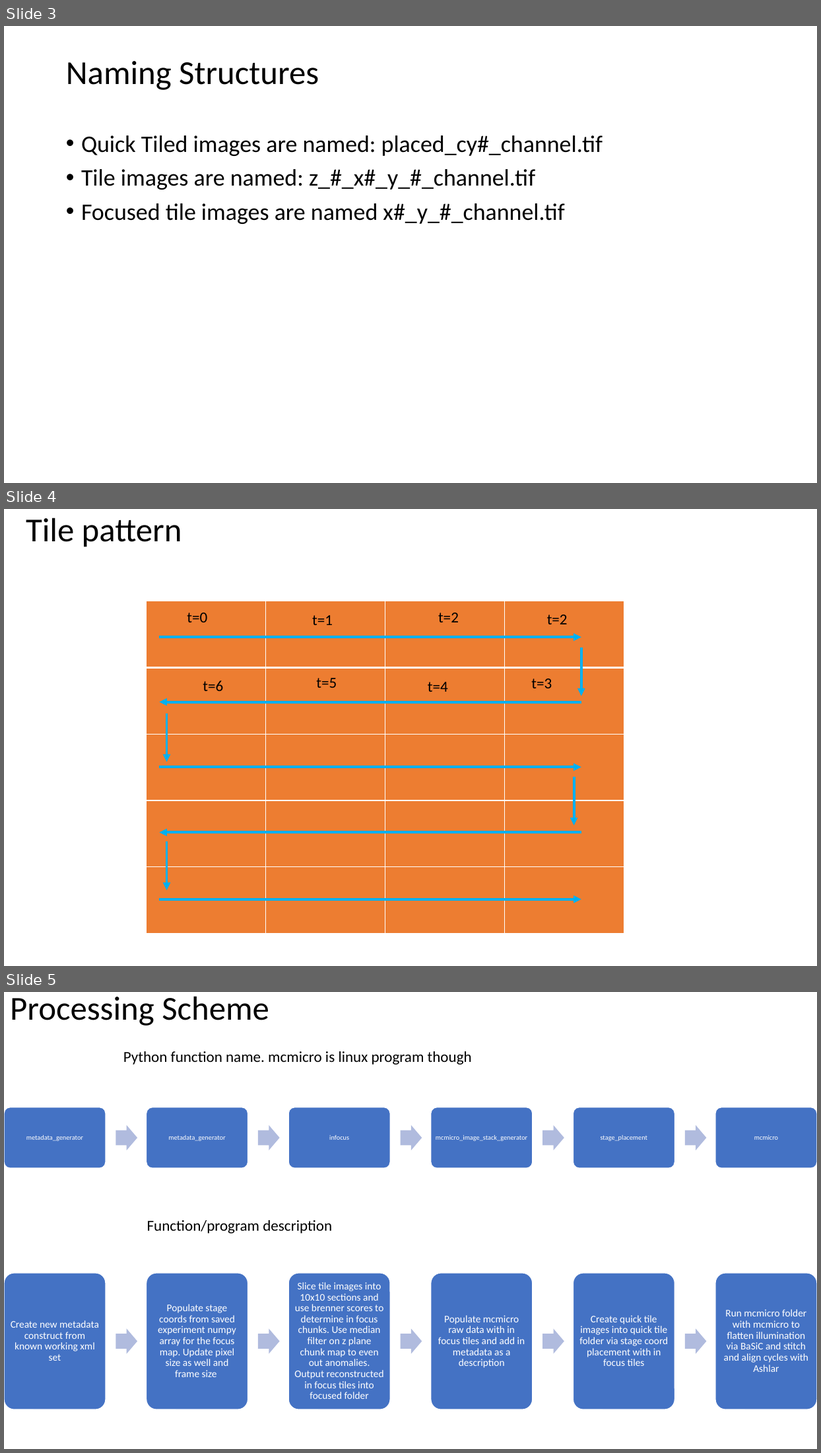
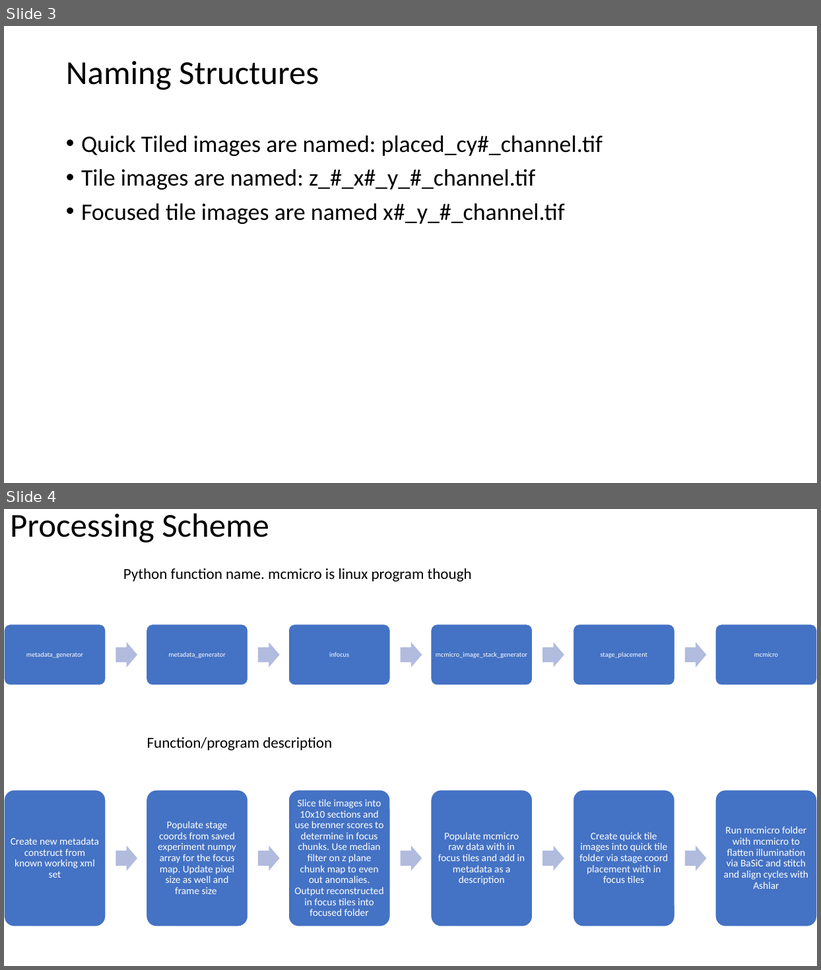
Before and after one commit to mdanderson03/SpectrePlex, a slide deck: Presentation/AutoCyPlex File Saving Setup.pptx. Shown one above the other, each under a label of ours: slides 3, 4 and 5 before the commit, slides 3 and 4 after it. The pictures are 821x1453 and 821x970 pixels, drawn with LibreOffice and Linux fonts; fonts in the diff are those of the drawing. Boxes give left, top, right and bottom in pixels: in the first picture for what was removed or moved away, otherwise in the second. Text is boxed around its words. In the diff, an @@ line names an element or a change of style, - is before the commit and + after.

```diff
--- a/Presentation/AutoCyPlex File Saving Setup.pptx
+++ b/Presentation/AutoCyPlex File Saving Setup.pptx
@@ slide 4 removed at (4, 509, 817, 966), background #FFFFFF @@
@@ title removed at (26, 518, 182, 547) @@
-Tile pattern
@@ table removed at (147, 601, 625, 933), 5 rows, 4 columns @@
- |  |  | 
- |  |  | 
- |  |  | 
- |  |  | 
- |  |  | 
@@ text removed at (187, 613, 207, 623) @@
-t=0
@@ text removed at (312, 615, 333, 625) @@
-t=1
@@ text removed at (438, 613, 459, 623) @@
-t=2
@@ text removed at (547, 615, 568, 625) @@
-t=2
@@ arrow removed from (160, 637) to (582, 637) @@
@@ arrow removed from (582, 648) to (582, 696) @@
@@ text removed at (203, 681, 223, 691) @@
-t=6
@@ text removed at (316, 678, 337, 688) @@
-t=5
@@ text removed at (428, 682, 448, 692) @@
-t=4
@@ text removed at (531, 679, 552, 689) @@
-t=3
@@ arrow removed from (582, 702) to (160, 702) @@
@@ arrow removed from (167, 714) to (167, 762) @@
@@ arrow removed from (160, 767) to (582, 767) @@
@@ arrow removed from (574, 777) to (574, 826) @@
@@ arrow removed from (582, 833) to (160, 833) @@
@@ arrow removed from (167, 842) to (167, 891) @@
@@ arrow removed from (160, 900) to (582, 900) @@
@@ what was slide 5 is now slide 4 @@
```
Also in this commit, not shown: 3 other files.
